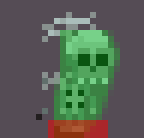
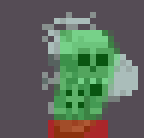
Layered file, before and after one edit (w=144, h=138). Changes by layer:
removed layer "Gut5.png" from group "Guts" over bbox(36, 108, 48, 120)
removed layer "Gut6.png" from group "Guts" over bbox(54, 36, 66, 42)
added group "Headbutt" with 6 layers above "Move" over bbox(48, 30, 138, 132)
added layer "Headbutt01.png" in group "Headbutt" over bbox(54, 30, 108, 132)
added layer "Headbutt02.png" in group "Headbutt" over bbox(48, 30, 102, 132)
added layer "Headbutt03.png" in group "Headbutt" over bbox(48, 30, 114, 132)
added layer "Headbutt04.png" in group "Headbutt" over bbox(48, 30, 114, 132)
added layer "Headbutt05.png" in group "Headbutt" over bbox(48, 54, 126, 132)
added layer "Headbutt06.png" in group "Headbutt" over bbox(48, 54, 138, 132)
